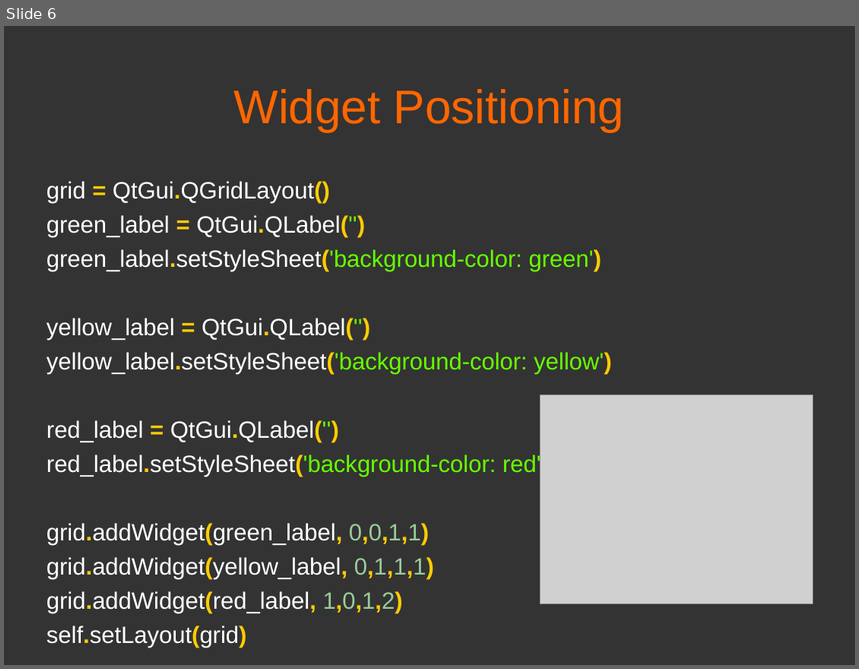
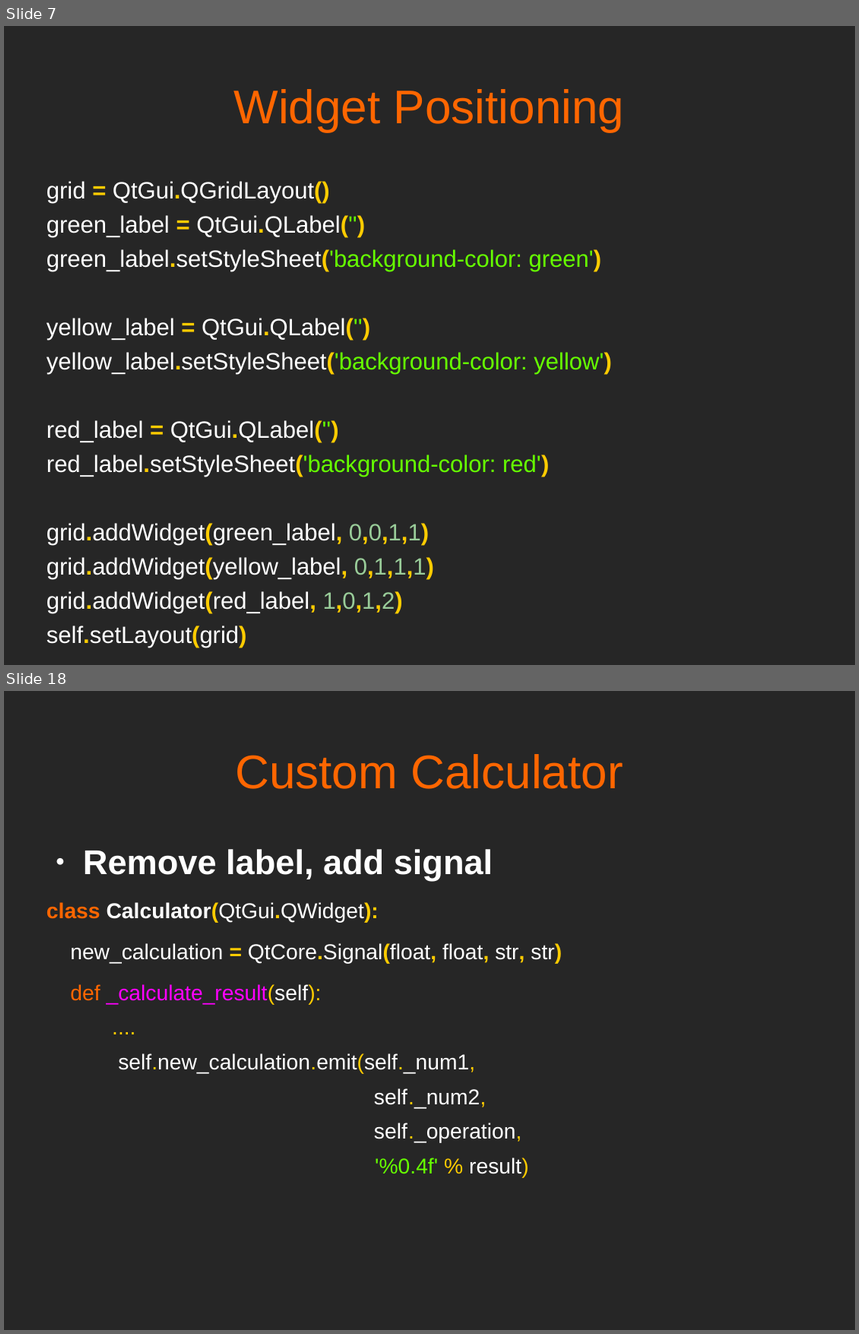
Before and after one commit to mfarhan12/qt-presentation, a slide deck: OPAG QT Presentation.odp. Shown one above the other, each under a label of ours: slide 6 before the commit, slides 7 and 18 after it; the slides between them are not shown. The pictures are 859x669 and 859x1334 pixels, drawn with LibreOffice and Linux fonts; fonts in the diff are those of the drawing; grey boxes stand for pictures. Boxes give left, top, right and bottom in pixels: in the first picture for what was removed or moved away, otherwise in the second. Text is boxed around its words. In the diff, an @@ line names an element or a change of style, - is before the commit and + after.

Commit message:
added calculator slides, modified names slightly

```diff
--- a/OPAG QT Presentation.odp
+++ b/OPAG QT Presentation.odp
@@ slide 18 added at [4, 691, 855, 1330], background #262626 @@
@@ text added at [235, 754, 623, 789], 44 pt, text #FF6600 @@
+Custom Calculator
@@ text added at [47, 849, 562, 1178], 20 pt, text #FFFFFF @@
+● Remove label, add signal
+class Calculator(QtGui.QWidget):
+new_calculation = QtCore.Signal(float, float, str, str)
+def _calculate_result(self):
+....
+self.new_calculation.emit(self._num1,
+self._num2,
+self._operation,
+'%0.4f' % result)
@@ what was slide 6 is now slide 7 @@
@@ slide 7 changed as well @@
@@ background #333333 to #262626 @@
@@ picture removed at [540, 395, 813, 604] @@
```
Also in this commit, not shown: 5 other slides changed, 12 other slides added, 5 other files.
